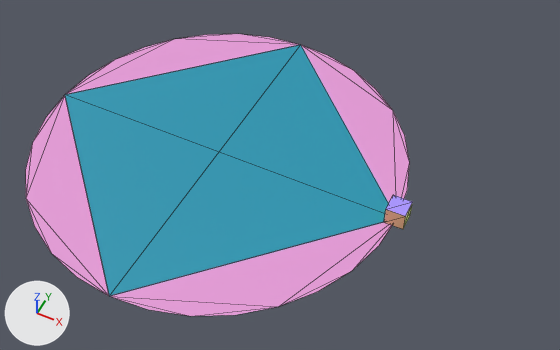
The COLLADA model models/curve_interpolation/curve_interpolation.DAE as it was, and as the next commit left it.
Camera for both pictures: a camera (50 mm lens) standing at (0.394, -0.605, 0.756) and looking at (0.097, -0.01, 0.013). Arrows for +X, +Y and +Z are at lower left; the lights stay in place. Mesh edges are drawn as thin lines. Where no turn or scale is listed for an object, it has been applied to the vertices.
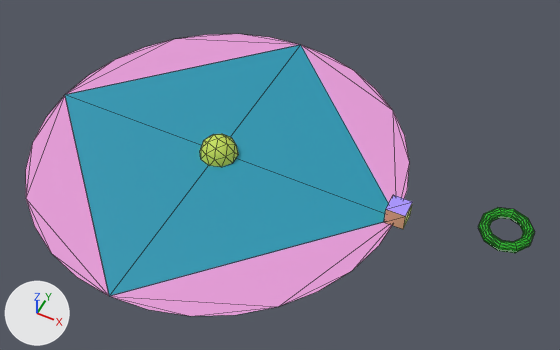
What the commit changed:
Material 'ColorEffectR198G224B87-material' (mat_coloreffectr198g224b87_material) is new.
Its base color is (0.565, 0.745, 0.0953) (green #c6e057).
Its roughness is 0.64.
Material 'ColorEffectR26G177B26-material' (mat_coloreffectr26g177b26_material) is new.
Its base color is (0.0103, 0.44, 0.0103) (green #1ab11a).
Its roughness is 0.64.
Mesh me_geosphere001 is new.
It has 26 vertices, 40 faces and spans x -0.0251..0.0251, y -0.0264..0.0264, z 0.0..0.0264.
It uses material mat_coloreffectr198g224b87_material (green #c6e057).
Mesh me_torus001 is new.
It is a torus around z (ring radius 0.0254, tube radius 0.0064) spanning x -0.0302..0.0302, y -0.0318..0.0318, z -0.0064..0.0064.
It uses material mat_coloreffectr26g177b26_material (green #1ab11a).
Object 'GeoSphere001' (ob_geosphere001) is new; it shows me_geosphere001.
Its location is (0.0008, -0.001, 0.0).
Object 'Torus001' (ob_torus001) is new; it shows me_torus001.
Its location is (0.381, 0.0, 0.0508).

Location of each change, [x1, y1, x2, y2] in pixels of the pictures (560 x 350 px):
'Torus001', added (green)
    after: [478, 207, 535, 253]
'GeoSphere001', added (green)
    after: [200, 134, 238, 167]
